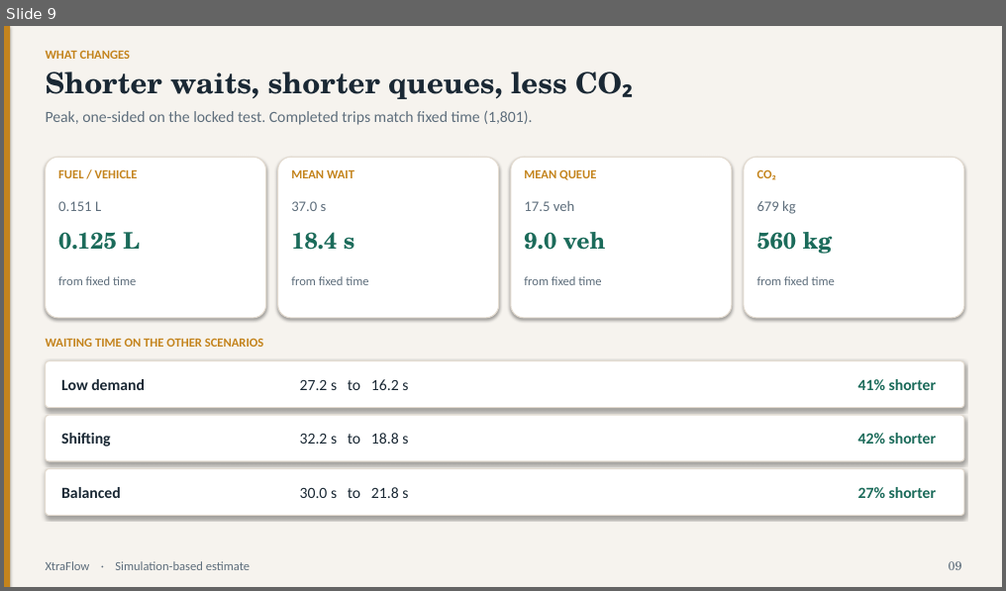
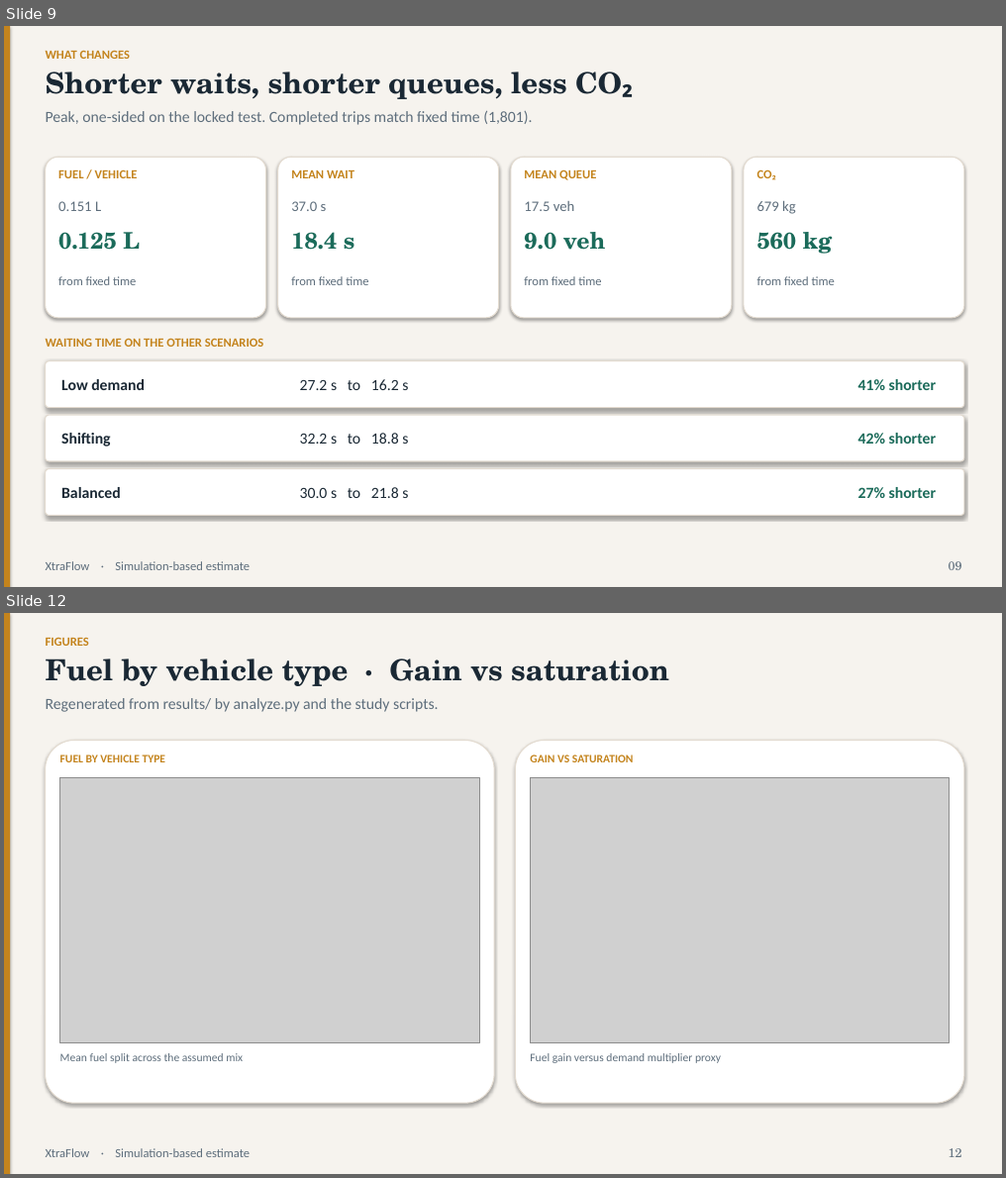
Before and after one commit to couder-04/XtraFlow, a slide deck: results/deck.pptx. Shown one above the other, each under a label of ours: slide 9 before the commit, slides 9 and 12 after it; the slides between them are not shown. The pictures are 1006x591 and 1006x1178 pixels, drawn with LibreOffice and Linux fonts; fonts in the diff are those of the drawing; grey boxes stand for pictures. Boxes give left, top, right and bottom in pixels: in the first picture for what was removed or moved away, otherwise in the second. Text is boxed around its words. In the diff, an @@ line names an element or a change of style, - is before the commit and + after.

Commit message:
Show every results/figures PNG in the README and deck gallery.
Expand the Evidence section and regenerate the deck with six figure slides covering all twelve analyze/study plots.

```diff
--- a/results/deck.pptx
+++ b/results/deck.pptx
@@ slide 12 added at <box>4,613,1002,1174</box>, background #F6F3EE @@
@@ rectangle added at <box>4,613,10,1174</box>, fill #C4841D @@
@@ text added at <box>46,637,89,646</box>, 12 pt, text #C4841D, bold @@
+FIGURES
@@ text added at <box>46,659,669,686</box>, 28 pt, text #1A2834, bold @@
+Fuel by vehicle type · Gain vs saturation
@@ text added at <box>46,698,438,712</box>, 15 pt, text #5E6E7C @@
+Regenerated from results/ by analyze.py and the study scripts.
@@ rounded rectangle added at <box>46,741,494,1103</box>, fill #FFFFFF, outline #E3DBD0 1 pt @@
@@ text added at <box>60,755,166,762</box>, 11 pt, text #C4841D, bold @@
+FUEL BY VEHICLE TYPE
@@ rounded rectangle added at <box>515,741,964,1103</box>, fill #FFFFFF, outline #E3DBD0 1 pt @@
@@ text added at <box>530,755,634,762</box>, 11 pt, text #C4841D, bold @@
+GAIN VS SATURATION
@@ picture added at <box>60,777,479,1044</box> @@
@@ picture added at <box>531,777,949,1044</box> @@
@@ text added at <box>60,1054,243,1063</box>, 11 pt, text #5E6E7C @@
+Mean fuel split across the assumed mix
@@ text added at <box>530,1054,721,1063</box>, 11 pt, text #5E6E7C @@
+Fuel gain versus demand multiplier proxy
@@ text added at <box>46,1149,250,1157</box>, 12 pt, text #5E6E7C @@
+XtraFlow · Simulation-based estimate
@@ text added at <box>948,1149,962,1157</box>, 12 pt, text #5E6E7C @@
+12
```
Also in this commit, not shown: 12 slides changed, 5 other slides added, 1 slide removed, 2 other files.
